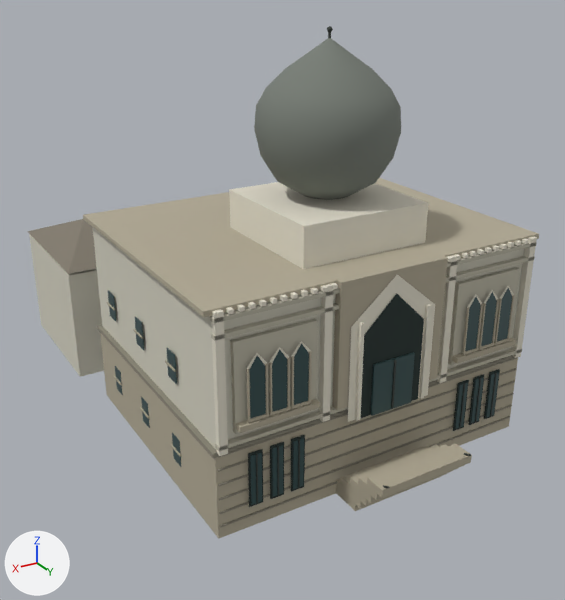
An edit to the glTF model docs/osmanli-bankasi/Bursa-Ittihat-Terakki-Kulubu-tahmini.glb, drawn before and after from the same camera.
Before and after are seen from a camera (50 mm lens) standing at (20.1, 39.6, 22.7) and looking at (0.5, 6.9, 6.3). Arrows for +X, +Y and +Z are at lower left; the lights stay in place. The first picture is the older version. Where no turn or scale is listed for an object, it has been applied to the vertices. Vertices at exactly the same position are counted once.

Before the edit, the objects in view are built like this:
```python
me_mesh_2 = bpy.data.meshes.new('Mesh_2')
me_mesh_2.from_pydata(...)  # 360 vertices, 540 faces; spans x -8.9..8.9, y 0.9..18.4, z 0.0..12.4
me_mesh_2.materials.append(mat_material_2)  # beige #b2aa95
me_mesh_4 = bpy.data.meshes.new('Mesh_4')
me_mesh_4.from_pydata(...)  # 379 vertices, 537 faces; spans x -8.5..8.5, y 6.7..15.7, z 4.0..12.7
me_mesh_4.materials.append(mat_material_4)  # pale yellow #e5e0cf
me_mesh_8 = bpy.data.meshes.new('Mesh_8')
me_mesh_8.from_pydata(...)  # 134 vertices, 224 faces; spans x -6.9..6.9, y 9.9..18.6, z 0.9..20.2
me_mesh_8.materials.append(mat_material_8)  # dark grey #404641
ob_mesh_2 = bpy.data.objects.new('Mesh_2', me_mesh_2)
ob_mesh_2.location = (0.0, 0.0, 0.0)
ob_mesh_4 = bpy.data.objects.new('Mesh_4', me_mesh_4)
ob_mesh_4.location = (0.0, 0.0, 0.0)
ob_mesh_8 = bpy.data.objects.new('Mesh_8', me_mesh_8)
ob_mesh_8.location = (0.0, 0.0, 0.0)
# also in view: 'Mesh_6' at (0.0, 9.3, 4.9); 'Mesh_7' at (0.0, 15.4, 5.5); 'Mesh_1' at (0.0, -6.2, 7.5); 'Mesh_0' at (0.0, 2.3, 5.3); 'Mesh_5' at (0.0, 15.2, 7.5)
```
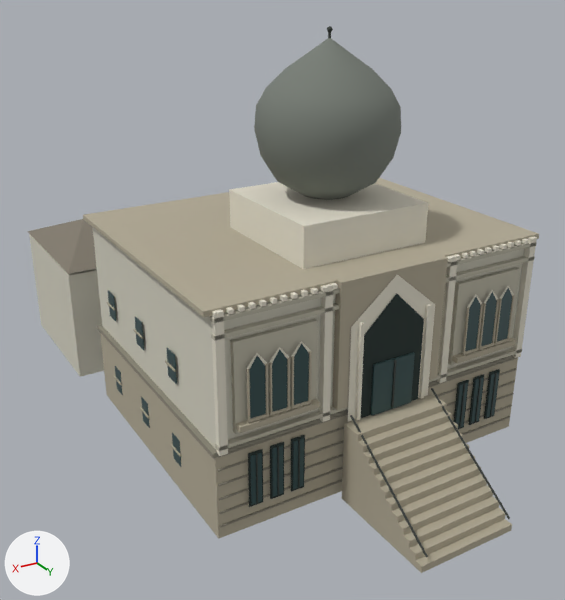
Location of each change, [x1, y1, x2, y2] in pixels of the pictures (565 x 600 px; the box of a moved part takes in the faces that stretch with it):
'Mesh_2', reshaped (9% taller)
    before: [83, 178, 539, 539]
    after: [83, 178, 539, 573]
'Mesh_8', reshaped (11% taller)
    before: [255, 26, 497, 504]
    after: [255, 26, 510, 557]
part 1 of me_mesh_2, added
    after: [354, 410, 452, 515]
part 2 of me_mesh_2, added (beige)
    after: [360, 421, 458, 521]
part 3 of me_mesh_2, added (beige)
    after: [366, 431, 464, 526]
part 4 of me_mesh_2, added (beige)
    after: [371, 442, 469, 531]
part 5 of me_mesh_2, added
    after: [377, 452, 475, 537]
part 6 of me_mesh_2, added
    after: [383, 463, 481, 542]
part 7 of me_mesh_2, added
    after: [389, 474, 487, 548]
part 8 of me_mesh_2, added
    after: [395, 485, 493, 555]
part 9 of me_mesh_2, added
    after: [402, 496, 499, 560]
part 10 of me_mesh_2, added
    after: [408, 508, 506, 567]
part 11 of me_mesh_2, added
    after: [415, 519, 512, 573]
part 12 of me_mesh_2, deleted
    before: [336, 474, 445, 509]
part 13 of me_mesh_2, deleted
    before: [367, 444, 472, 498]
part 14 of me_mesh_2, deleted
    before: [342, 445, 451, 506]
part 15 of me_mesh_2, deleted
    before: [350, 445, 458, 503]
part 16 of me_mesh_2, deleted
    before: [358, 444, 464, 501]
part 17 of me_mesh_2, moved or reshaped
    before: [336, 476, 441, 511]
    after: [342, 395, 447, 510]
part 18 of me_mesh_8, moved or reshaped
    before: [464, 453, 471, 456]
    after: [431, 388, 510, 519]
part 19 of me_mesh_8, moved or reshaped
    before: [383, 485, 390, 488]
    after: [350, 415, 428, 557]

Diff of the bpy script that builds the scene:
```diff
--- a/docs/osmanli-bankasi/Bursa-Ittihat-Terakki-Kulubu-tahmini.glb.py
+++ b/docs/osmanli-bankasi/Bursa-Ittihat-Terakki-Kulubu-tahmini.glb.py
@@ me_mesh_2 @@
 # used by ob_mesh_2; location = (0.0, 0.0, 0.0)
-me_mesh_2.from_pydata(...)  # 360 vertices, 540 faces; spans x -8.9..8.9, y 0.9..18.4, z 0.0..12.4
+me_mesh_2.from_pydata(...)  # 408 vertices, 612 faces; spans x -8.9..8.9, y 0.9..21.2, z 0.0..12.4
+# me_mesh_2 part 1: a new loose piece, a box spanning x -2.53..2.53, y 16.55..16.97, z 0.0..3.67, in mat_material_2 (beige #b2aa95)
+# me_mesh_2 part 2: a new loose piece, a box spanning x -2.53..2.53, y 16.97..17.39, z 0.0..3.33, in mat_material_2 (beige #b2aa95)
+# me_mesh_2 part 3: a new loose piece, a box spanning x -2.53..2.53, y 17.39..17.81, z 0.0..3.0, in mat_material_2 (beige #b2aa95)
+# me_mesh_2 part 4: a new loose piece, a box spanning x -2.53..2.53, y 17.81..18.23, z 0.0..2.67, in mat_material_2 (beige #b2aa95)
+# me_mesh_2 part 5: a new loose piece, a box spanning x -2.53..2.53, y 18.23..18.65, z 0.0..2.33, in mat_material_2 (beige #b2aa95)
+# me_mesh_2 part 6: a new loose piece, a box spanning x -2.53..2.53, y 18.65..19.07, z 0.0..2.0, in mat_material_2 (beige #b2aa95)
+# me_mesh_2 part 7: a new loose piece, a box spanning x -2.53..2.53, y 19.07..19.49, z 0.0..1.67, in mat_material_2 (beige #b2aa95)
+# me_mesh_2 part 8: a new loose piece, a box spanning x -2.53..2.53, y 19.49..19.91, z 0.0..1.33, in mat_material_2 (beige #b2aa95)
+# me_mesh_2 part 9: a new loose piece, a box spanning x -2.53..2.53, y 19.91..20.33, z 0.0..1.0, in mat_material_2 (beige #b2aa95)
+# me_mesh_2 part 10: a new loose piece, a box spanning x -2.53..2.53, y 20.33..20.75, z 0.0..0.67, in mat_material_2 (beige #b2aa95)
+# me_mesh_2 part 11: a new loose piece, a box spanning x -2.53..2.53, y 20.75..21.17, z 0.0..0.33, in mat_material_2 (beige #b2aa95)
+# me_mesh_2 part 12: the loose piece of 8 vertices spanning x -2.5..2.5, y 14.9..17.0, z 0.4..0.8 is deleted
+# me_mesh_2 part 13: the loose piece of 8 vertices spanning x -2.5..2.5, y 17.4..18.4, z 1.9..2.3 is deleted
+# me_mesh_2 part 14: the loose piece of 8 vertices spanning x -2.5..2.5, y 15.5..17.3, z 0.8..1.2 is deleted
+# me_mesh_2 part 15: the loose piece of 8 vertices spanning x -2.5..2.5, y 16.1..17.7, z 1.1..1.5 is deleted
+# me_mesh_2 part 16: the loose piece of 8 vertices spanning x -2.5..2.5, y 16.8..18.1, z 1.5..1.9 is deleted
+# me_mesh_2 part 17: 8 vertices moved from x -2.5..2.5, y 14.3..16.6, z 0.0..0.4 to x -2.5..2.5, y 15.6..16.6, z 0.0..4.0
 me_mesh_2.materials.append(mat_material_2)
@@ me_mesh_8 @@
 # used by ob_mesh_8; location = (0.0, 0.0, 0.0)
-me_mesh_8.from_pydata(...)  # 134 vertices, 224 faces; spans x -6.9..6.9, y 9.9..18.6, z 0.9..20.2
+me_mesh_8.from_pydata(...)  # 134 vertices, 224 faces; spans x -6.9..6.9, y 9.9..21.2, z 0.7..20.2
+# me_mesh_8 part 18: the loose piece of 14 vertices spanning x -2.3, y 15.5..18.6, z 0.9..2.5 is turned -61.4 degrees about the x axis through its middle and scaled by 1.93, then moved by (0.0, 1.4, 0.9)
+# me_mesh_8 part 19: the loose piece of 14 vertices spanning x 2.3, y 15.5..18.6, z 0.9..2.5 is turned -61.4 degrees about the x axis through its middle and scaled by 1.93, then moved by (0.0, 1.4, 0.9)
 me_mesh_8.materials.append(mat_material_8)
```
